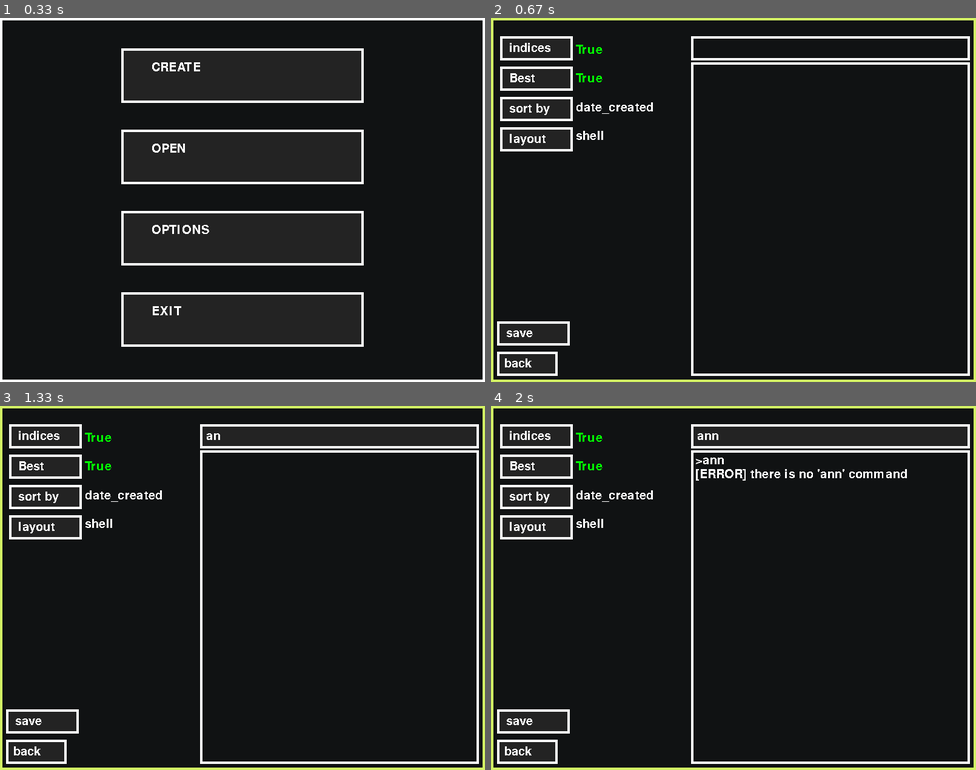
Above: before the commit, frames 1-4 (two rows, left to right).
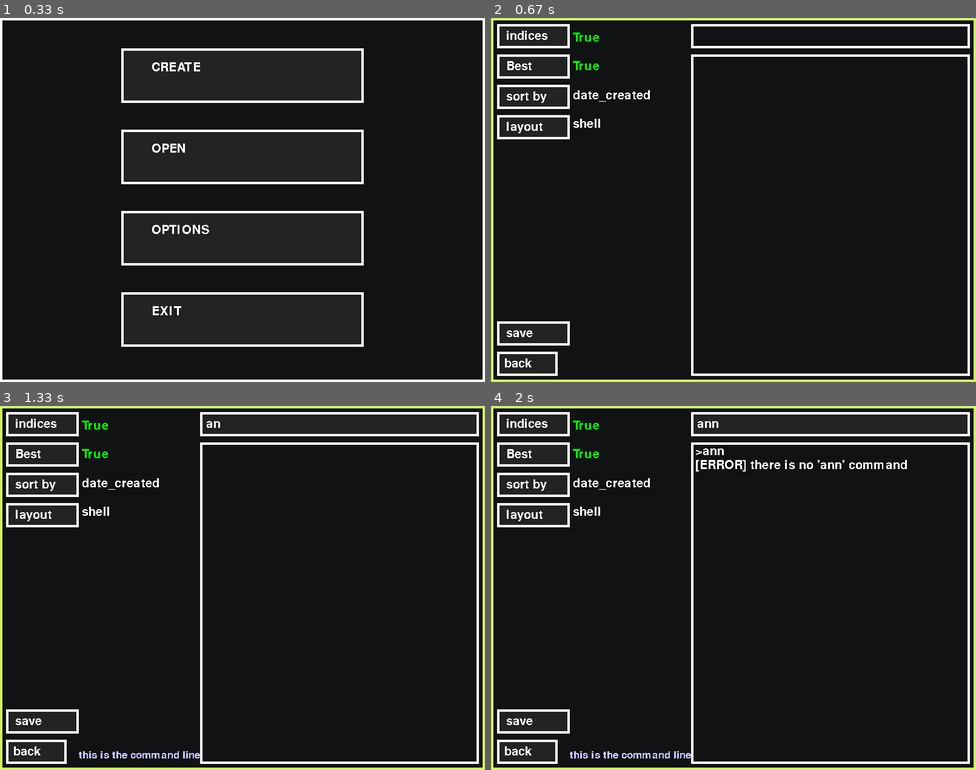
Above: after the commit, the same moments.

Repository: rayannott/dollargame
Game: pygame game, started from Gui.py
Same seed, same stepped clock (60 frames per second), same inputs: the game is played once before the commit and once after it.
Inputs (mouse positions are in pixels of both pictures, inside the frame that each line leads up to):
- Up to frame 1 (0.33 s): no input
- Up to frame 2 (0.67 s): click "OPTIONS" at 0.38 s
- Up to frame 3 (1.33 s): click (339, 424) at 0.93 s; type "an" at 1.22 s
- Up to frame 4 (2 s): type "n" at 1.42 s; tap Enter at 1.55 s; hold Up from 1.77 s (still down)

Frame 1 is identical in both runs. In frame 2, 5.1% of the frame differs, in the area x 1-99%, y 1-37%; in frame 3, 5.3%; in frame 4, 6.2%, in the area x 1-99%, y 1-97%.

Commit message:
tweaked some sizes, nothing novel

Diff:
--- a/Gui.py
+++ b/Gui.py
@@ -30,7 +30,7 @@
 
 def display_panels(panels):
     for ind, panel in enumerate(panels):
-        panel.draw(topleft=(15, PANEL_HEIGHT + ind*54),
+        panel.draw(topleft=(17, PANEL_HEIGHT + ind*54),
                    screen=screen, font=my_font)
 
 
@@ -452,19 +452,19 @@
                       text='back', hover_text='go back to the menu (you did click the save btn, right?)')
     btn_save = Button(topleft=(10, 500), size=(120, 40),
                       text='save', hover_text='save the changes')
-    btn_show_ind = Button(topleft=(15, 30), size=(120, 40),
+    btn_show_ind = Button(topleft=(10, 10), size=(120, 40),
                           text='indices', hover_text='show nodes\' indices')
-    btn_show_best_possible = Button(topleft=(15, 80), size=(120, 40),
+    btn_show_best_possible = Button(topleft=(10, 60), size=(120, 40),
                                     text='Best', hover_text='show least possible number of moves for the current game')
-    btn_sort_by = Button(topleft=(15, 130), size=(120, 40),
+    btn_sort_by = Button(topleft=(10, 110), size=(120, 40),
                          text='sort by', hover_text='choose how to sort games in the game opening window')
-    btn_layout = Button(topleft=(15, 180), size=(120, 40),
+    btn_layout = Button(topleft=(10, 160), size=(120, 40),
                         text='layout', hover_text='choose a layout for a generated game')
-    txt_console = TextInput(topleft=(330, 30), size=(460, 40),
-                            text='', hover_text=f'', text_placement_specifier='input_text')
+    txt_console = TextInput(topleft=(330, 10), size=(460, 40),
+                            text='', hover_text=f'this is the command line', text_placement_specifier='input_text')
 
     hover = HoverTooltip(objects=[btn_back, btn_save, btn_show_ind,
-                                  btn_sort_by, btn_layout, btn_show_best_possible])
+                                  btn_sort_by, btn_layout, btn_show_best_possible, txt_console], topleft=(130, 567))
 
     running_options = True
     while running_options:
@@ -526,7 +526,8 @@
                     elif event.key == pygame.K_DOWN:
                         txt_console.text = ''
                     else:
-                        txt_console.text += event.unicode if event.unicode in ALLOWED_SYMBOLS else ''
+                        txt_console.text += event.unicode if event.unicode in ALLOWED_SYMBOLS and len(
+                            txt_console.text) < 33 else ''
                 elif event.key == pygame.K_RETURN:
                     txt_console.input_mode = True
             elif event.type == pygame.QUIT:
@@ -559,10 +560,10 @@
         pygame.draw.rect(screen, THEME['options_outline'], [
                          0, 0, WIDTH, HEIGHT], 4)
         # console logs
-        pygame.draw.rect(screen, WHITE, [330, 73, 460, 517], 4)
+        pygame.draw.rect(screen, WHITE, [330, 60, 460, 530], 4)
         for i, log in enumerate(cmdline.console_log[-22:]):
             screen.blit(my_font.render(log, False, WHITE),
-                        (337, 80 + i*23))
+                        (337, 65 + i*23))
         pygame.display.update()
 
 
--- a/commands.py
+++ b/commands.py
@@ -56,6 +56,14 @@
             return f'[ERROR] \'{string_to_convert}\' is not a valid game'
         except Exception as e:
             return str(e)
+
+    @staticmethod
+    def special_join(list_of_action):
+        res = ''
+        for i, action in enumerate(list_of_action):
+            symb = '&  ' if i and i % 4 == 0 else '  '
+            res += f'{symb}{action}'
+        return res
 
     # commands
 
@@ -142,16 +150,16 @@
             moves_best, best_by_algo = find_best(g, N=find_best_N)
             solution_by_algo = ' '.join(show_instruction(moves_best))
             solution_by_player_noncollapsed, best_by_player = best_solution_by_player(
-                    filename)
+                filename)
             if solution_by_player_noncollapsed is not None:
                 solution_by_player_collapsed, best_by_player_collapsed = collapse_moves(
                     solution_by_player_noncollapsed)
-                solution_by_player = ' '.join(show_instruction(solution_by_player_collapsed))
+                solution_by_player = ' '.join(
+                    show_instruction(solution_by_player_collapsed))
             else:
                 best_by_player_collapsed = 'none'
                 solution_by_player = 'none'
                 best_by_player = 'none'
-
 
             tmp.append(str(best_by_player))
             tmp.append(str(best_by_player_collapsed))
@@ -164,16 +172,7 @@
         with open(filename_to_generate, 'w', encoding='utf-8') as f:
             for r in res:
                 f.write('\t'.join(r) + '\n')
-        return f'file {filename_to_generate} has been & successfully generated'
-
-
-    @staticmethod
-    def special_join(list_of_action):
-        res = ''
-        for i, action in enumerate(list_of_action):
-            symb = '&  ' if i and i % 4 == 0 else '  '
-            res += f'{symb}{action}'
-        return res
+        return f'file {filename_to_generate} has been & successfully generated & you can paste it into the excel sheet now'
 
     def solution(params, options):
         game_number = Commands.to_integer(params[0])
@@ -235,7 +234,7 @@
          'examples': ['clear']
          },
         'stats':
-        {'description': 'creates a file with games\' statistics in it',
+        {'description': 'creates a file with games\' statistics & (may take a few minutes)',
          'num_of_args': 1,
          'examples': ['stats stats.txt'],
          'function': output_stats
--- a/ui_elements.py
+++ b/ui_elements.py
@@ -83,7 +83,7 @@
     def draw(self, topleft, screen, font):
         x, y = topleft
         pygame.draw.rect(screen, THEME['open_game_panels'], [
-                         x, y, 770, PANEL_HEIGHT], 4)
+                         x, y, 766, PANEL_HEIGHT], 4)
         screen.blit(font.render(
             str(self.data['game_number']), False, (255, 255, 255)), (x+10, y+10))
         screen.blit(font.render(
